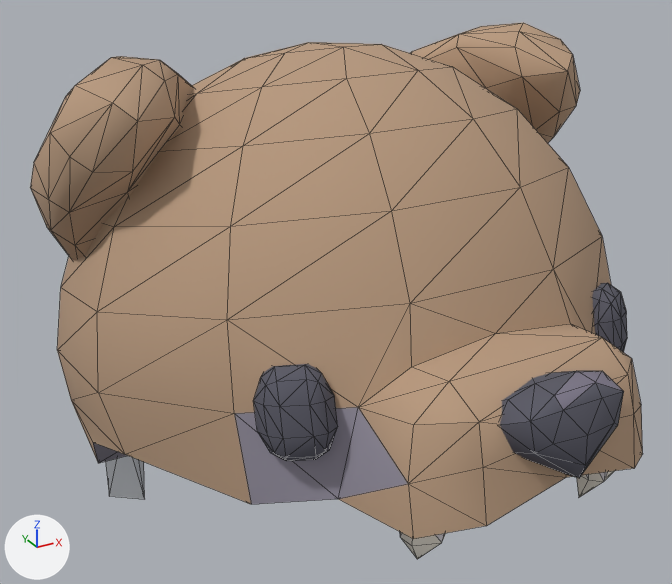
Renders of the glTF model example_game/world/props/tribal-helmet.prop/model.glb from each side of a commit.
Both versions are drawn from a 50 mm camera at (-0.629, -1.072, 0.935) aimed at (-0.025, 0.026, 0.386). Lighting does not change. The marker at lower left points along +X, +Y and +Z. The first picture is the older version. Mesh edges are drawn as thin lines. Vertices at exactly the same position are counted once.

The older version as bpy lines, for what is in view:
```python
me_model = bpy.data.meshes.new('model')
me_model.from_pydata(...)  # 373 vertices, 654 faces; spans x -0.416..0.416, y -0.474..0.474, z -0.02..0.743
me_model.materials.append(mat_style)
ob_model = bpy.data.objects.new('model', me_model)
ob_model.location = (0.0, 0.0, 0.0)
```
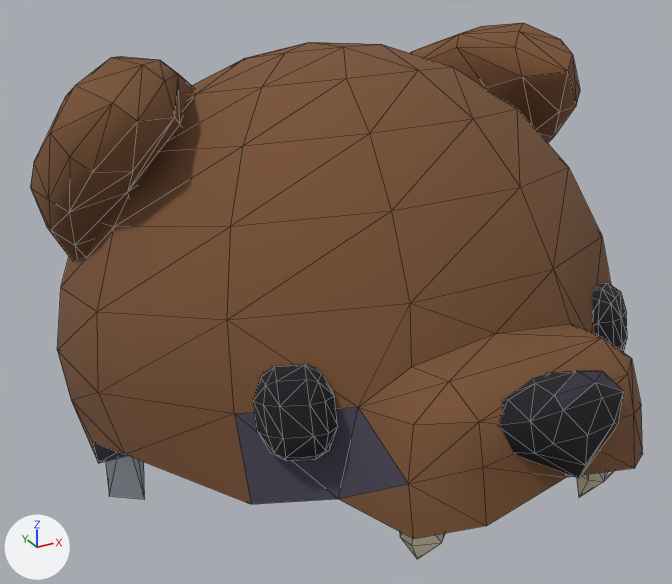
Location of each change, [x1, y1, x2, y2] in pixels of the pictures (672 x 584 px):
part 1 of me_model, recoloured (beige to brown)
    both: [30, 23, 643, 539]
part 2 of me_model, recoloured (dark grey to black)
    both: [253, 283, 627, 478]
part 3 of me_model, recoloured
    both: [105, 456, 614, 559]
part 4 of me_model, recoloured (darker)
    both: [93, 371, 623, 504]

Patch to the scene script:
```diff
--- a/example_game/world/props/tribal-helmet.prop/model.glb.py
+++ b/example_game/world/props/tribal-helmet.prop/model.glb.py
@@ me_model @@
 me_model.from_pydata(...)  # 373 vertices, 654 faces; spans x -0.416..0.416, y -0.474..0.474, z -0.02..0.743
 # used by ob_model
+# me_model part 1: 332 faces centred in x -0.412..0.412, y -0.445..0.473, z 0.134..0.735 are repainted in the vertex colours; the middle colour goes from beige #b89a7f to brown #7a5335
+# me_model part 2: 164 faces centred in x -0.27..0.27, y -0.471..-0.215, z 0.334..0.452 are repainted in the vertex colours; the middle colour goes from dark grey #5a5a66 to black #1c1c22
+# me_model part 3: 94 faces centred in x -0.349..0.349, y -0.392..0.443, z 0.007..0.295 are repainted in the vertex colours; the middle colour goes from white #e9e4e5 to light grey #cfc6c8
+# me_model part 4: 64 faces centred in x -0.358..0.357, y -0.451..0.466, z 0.081..0.452 are repainted in the vertex colours; the middle colour goes from grey #938e9d to greyish purple #494556
 me_model.materials.append(mat_style)
```
